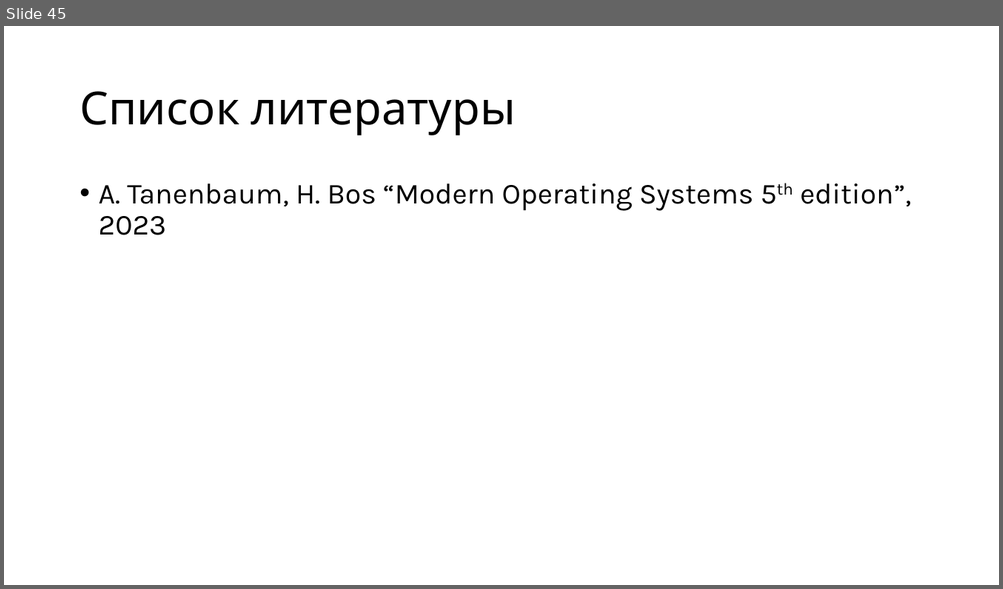
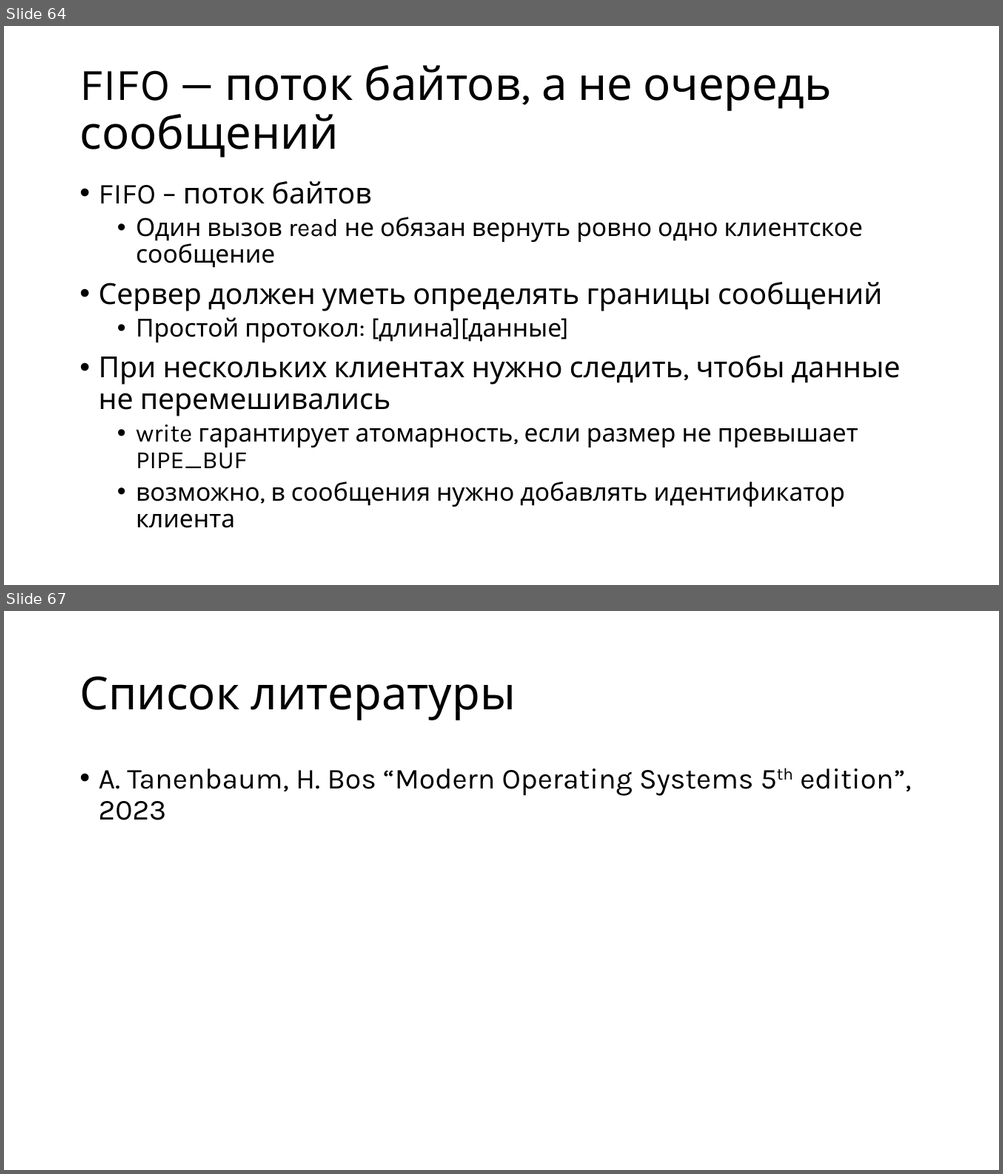
Before and after one commit to alexey-malov/os-course, a slide deck: lectures/03/Процессы.pptx. Shown one above the other, each under a label of ours: slide 45 before the commit, slides 64 and 67 after it; the slides between them are not shown. The pictures are 1003x589 and 1003x1174 pixels, drawn with LibreOffice and Linux fonts; fonts in the diff are those of the drawing. Boxes give left, top, right and bottom in pixels: in the first picture for what was removed or moved away, otherwise in the second. Text is boxed around its words. In the diff, an @@ line names an element or a change of style, - is before the commit and + after.

```diff
--- a/lectures/03/Процессы.pptx
+++ b/lectures/03/Процессы.pptx
@@ slide 64 added at <box>4,26,999,585</box>, background #FFFFFF @@
@@ title added at <box>79,65,831,158</box>, 44 pt, text #000000 @@
+FIFO — поток байтов, а не очередь сообщений
@@ text added at <box>99,181,900,528</box>, 24 pt, text #000000 @@
+• FIFO – поток байтов
+  • Один вызов read не обязан вернуть ровно одно клиентское сообщение
+• Сервер должен уметь определять границы сообщений
+  • Простой протокол: [длина][данные]
+• При нескольких клиентах нужно следить, чтобы данные не перемешивались
+  • write гарантирует атомарность, если размер не превышает PIPE_BUF
+  • возможно, в сообщения нужно добавлять идентификатор клиента
@@ what was slide 45 is now slide 67 @@
```
Also in this commit, not shown: 21 other slides added, 4 other files.
